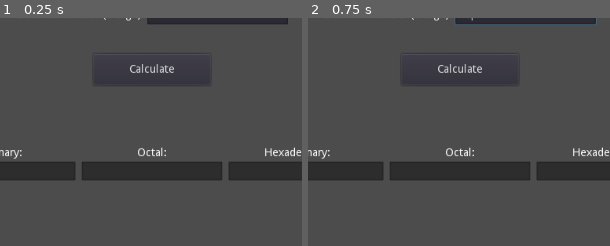
Above: before the commit, frames 1-2 (left to right).
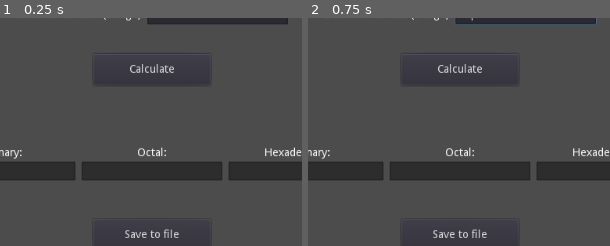
Above: after the commit, the same moments.

Repository: fresh-ter/Edu
Game: Godot game, scene res://MainWindow.tscn
Same seed, same stepped clock (60 frames per second), same inputs: the game is played once before the commit and once after it.
Inputs (mouse positions are % of the whole screen's width and height, from its top left):
- Up to frame 1 (0.25 s): no input
- Up to frame 2 (0.75 s): click (61, 19) at 0.52 s; type "12" at 0.6 s
The pictures show only the part of the screen within x 25-75%, y 19-69%; the shares and areas given below are measured in that part.

The runs differ from the first frame. In frame 1, 0.3% of the frame differs, in the area x 41-60%, y 92-97%; in frame 2, 0.3%.

Commit message:
update lab_1 OS

Diff:
--- a/2y2s/Operating system and shells/Lab_1/project/MainWindow.gd
+++ b/2y2s/Operating system and shells/Lab_1/project/MainWindow.gd
@@ -73,3 +73,13 @@
 	thread1.wait_to_finish()
 	thread2.wait_to_finish()
 	thread3.wait_to_finish()
+
+
+func _on_ButtonSaveToFile_pressed() -> void:
+	$FileDialog.popup_centered()
+
+
+func _on_FileDialog_file_selected(path: String) -> void:
+	print(path)
+	OS.execute("echo test > "+path, [])
+	pass # Replace with function body.
--- a/2y2s/Operating system and shells/Lab_1/project/MainWindow.tscn
+++ b/2y2s/Operating system and shells/Lab_1/project/MainWindow.tscn
@@ -136,4 +136,27 @@
 rect_min_size = Vector2( 180, 0 )
 editable = false
 
+[node name="ButtonSaveToFile" type="Button" parent="."]
+anchor_left = 0.5
+anchor_top = 1.0
+anchor_right = 0.5
+anchor_bottom = 1.0
+margin_left = -75.0
+margin_top = -229.0
+margin_right = 75.0
+margin_bottom = -189.0
+rect_min_size = Vector2( 150, 40 )
+text = "Save to file"
+
+[node name="FileDialog" type="FileDialog" parent="."]
+margin_right = 752.0
+margin_bottom = 549.0
+rect_min_size = Vector2( 400, 140 )
+window_title = "Сохранить файл"
+resizable = true
+access = 2
+show_hidden_files = true
+
 [connection signal="pressed" from="MarginContainer/VBoxContainer/HBoxContainer2/Button" to="." method="_on_Button_pressed"]
+[connection signal="pressed" from="ButtonSaveToFile" to="." method="_on_ButtonSaveToFile_pressed"]
+[connection signal="file_selected" from="FileDialog" to="." method="_on_FileDialog_file_selected"]
